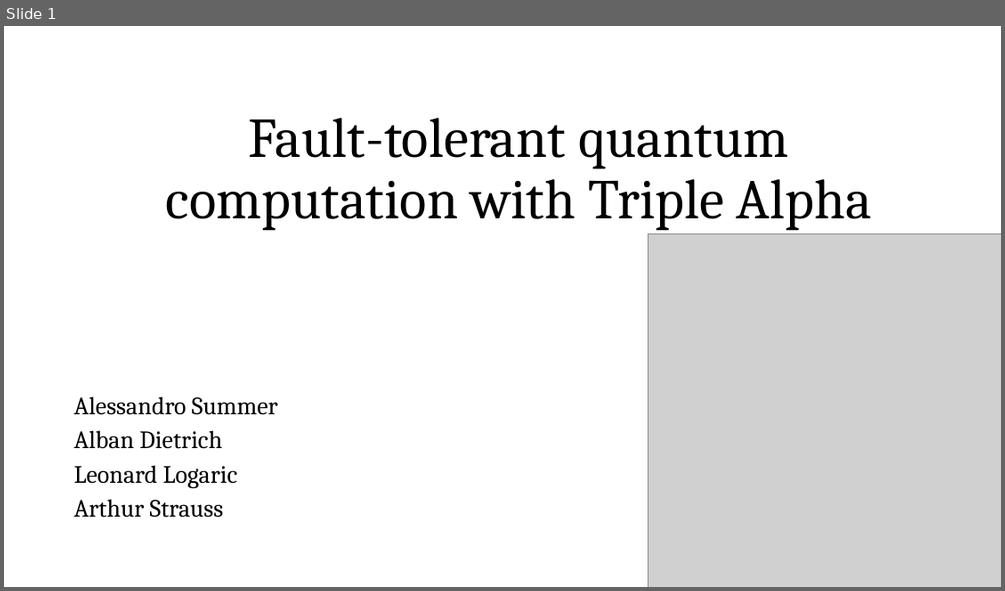
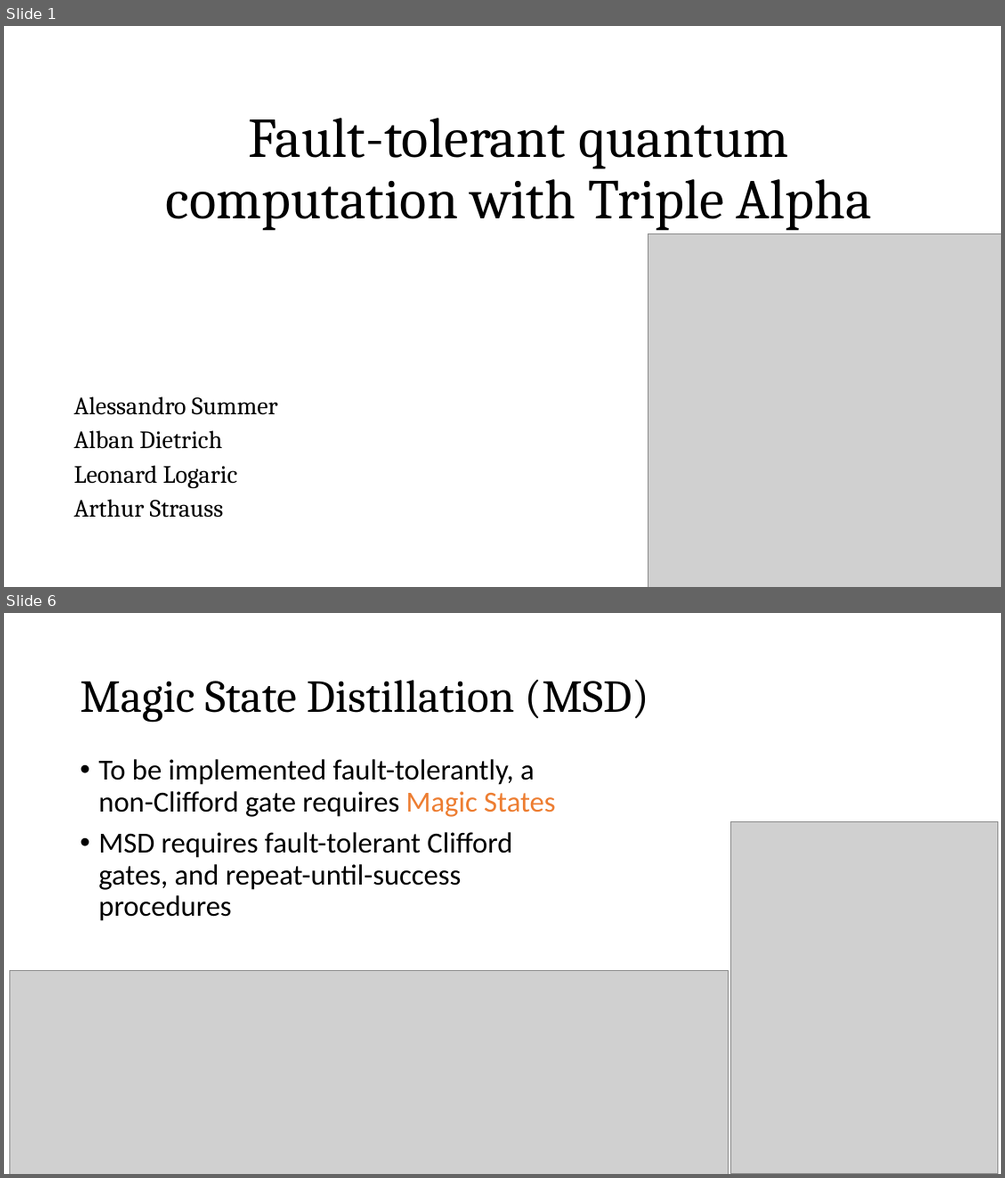
Before and after one commit to Alban999/Horizon_Quantum_Hackaton, a slide deck: Presentation.pptx. Shown one above the other, each under a label of ours: slide 1 before the commit, slides 1 and 6 after it; the slides between them are not shown. The pictures are 1005x591 and 1005x1178 pixels, drawn with LibreOffice and Linux fonts; fonts in the diff are those of the drawing; grey boxes stand for pictures. Boxes give left, top, right and bottom in pixels: in the first picture for what was removed or moved away, otherwise in the second. Text is boxed around its words. In the diff, an @@ line names an element or a change of style, - is before the commit and + after.

```diff
--- a/Presentation.pptx
+++ b/Presentation.pptx
@@ slide 6 added at (4,613,1001,1174), background #FFFFFF @@
@@ title added at (80,680,649,722), 44 pt, text #000000 @@
+Magic State Distillation (MSD)
@@ text added at (98,759,555,921), 28 pt, text #000000 @@
+• To be implemented fault-tolerantly, a non-Clifford gate requires Magic States
+• MSD requires fault-tolerant Clifford gates, and repeat-until-success procedures
@@ picture added at (731,821,998,1173) @@
@@ picture added at (10,971,728,1174) @@
```
Also in this commit, not shown: 1 slide changed, 3 other slides added, 1 slide removed.
